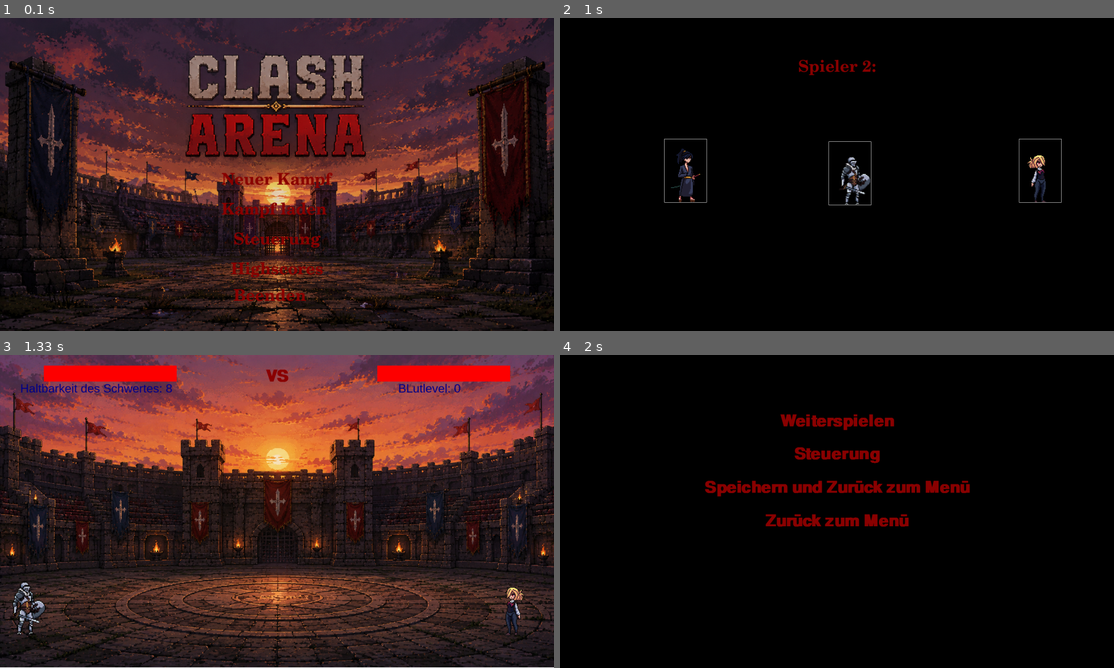
Above: before the commit, frames 1-4 (two rows, left to right).
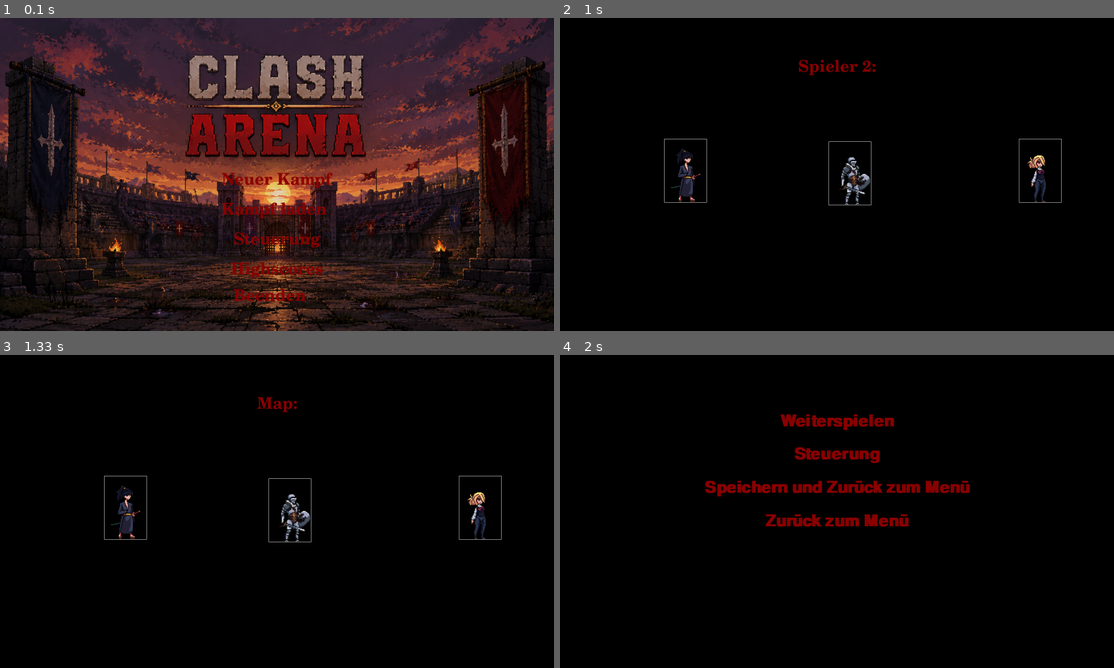
Above: after the commit, the same moments.

Repository: 25-26-1AHIF/pygameproject-clash-arena
Game: pygame game, started from clash_arena/src/main.py
Two runs of this game, one before a commit and one after it. Both use one fixed random seed, a clock stepped at 60 frames per second and the inputs below.
Inputs (mouse positions are in pixels of both pictures, inside the frame that each line leads up to):
- Up to frame 1 (0.1 s): no input
- Up to frame 2 (1 s): click (837, 174) at 0.38 s; click (848, 174) at 0.72 s
- Up to frame 3 (1.33 s): click (481, 508) at 1.05 s
- Up to frame 4 (2 s): click (837, 533) at 1.38 s; hold Esc from 1.67 s (still down); hold D from 1.67 s (still down)

Frames 1-2 are identical in both runs. In frame 3, 86% of the frame differs, in the area x 0-100%, y 0-100%; in frame 4, nothing differs.

Commit message:
andere map hinzugefügt

Diff:
--- a/clash_arena/src/characters/knight.py
+++ b/clash_arena/src/characters/knight.py
@@ -328,7 +328,7 @@
         if self.player_type == 1:
             pygame.draw.rect(surface=self.screen, rect = (132, 32, bar_length, 48), color="red")
             stars_text = self.SV.FONT_SMALL.render(f"Haltbarkeit des Schwertes: {self.special_dict['durability']}", True,
-                                                    "dark blue")
+                                                    "dark red")
 
             stars_rect = stars_text.get_rect(center=(290, 100))
 
@@ -337,7 +337,7 @@
         elif self.player_type == 2:
             pygame.draw.rect(surface=self.screen, rect = (self.screenwidth - 532, 32, bar_length, 48), color="red")
             stars_text = self.SV.FONT_SMALL.render(f"Haltbarkeit des Schwertes: {self.special_dict['durability']}", True,
-                                                    "dark blue")
+                                                    "dark red")
 
             stars_rect = stars_text.get_rect(center=(self.screenwidth - 375, 100))
 
--- a/clash_arena/src/characters/ninja.py
+++ b/clash_arena/src/characters/ninja.py
@@ -381,7 +381,7 @@
         if self.player_type == 1:
             pygame.draw.rect(surface=self.screen, rect = (132, 32, bar_length, 48), color="red")
             stars_text = self.SV.FONT_SMALL.render(f"Verbleibende Sterne: {self.special_dict['stars-left']}", True,
-                                                    "dark blue")
+                                                    "dark red")
 
             stars_rect = stars_text.get_rect(center=(290, 100))
 
@@ -390,7 +390,7 @@
         elif self.player_type == 2:
             pygame.draw.rect(surface=self.screen, rect = (self.screenwidth - 532, 32, bar_length, 48), color="red")
             stars_text = self.SV.FONT_SMALL.render(f"Verbleibende Sterne: {self.special_dict['stars-left']}", True,
-                                                    "dark blue")
+                                                    "dark red")
 
             stars_rect = stars_text.get_rect(center=(self.screenwidth - 375, 100))
 
--- a/clash_arena/src/characters/vampire.py
+++ b/clash_arena/src/characters/vampire.py
@@ -332,7 +332,7 @@
         if self.player_type == 1:
             pygame.draw.rect(surface=self.screen, rect = (132, 32, bar_length, 48), color="red")
             blood_text = self.SV.FONT_SMALL.render(f"Blutlevel: {self.special_dict['blood level']}", True,
-                                                    "dark blue")
+                                                    "dark red")
 
             blood_rect = blood_text.get_rect(center=(290, 100))
 
@@ -341,7 +341,7 @@
         elif self.player_type == 2:
             pygame.draw.rect(surface=self.screen, rect = (self.screenwidth - 532, 32, bar_length, 48), color="red")
             blood_text = self.SV.FONT_SMALL.render(f"BLutlevel: {self.special_dict['blood level']}", True,
-                                                    "dark blue")
+                                                    "dark red")
 
             blood_rect = blood_text.get_rect(center=(self.screenwidth - 375, 100))
 
--- a/clash_arena/src/main.py
+++ b/clash_arena/src/main.py
@@ -109,8 +109,9 @@
             else:
                 player_1 = player_tuple[0]
                 player_2 = player_tuple[1]
+                filepath = player_tuple[2]
 
-                next_screen = screens.play_screen(player_1, player_2)
+                next_screen = screens.play_screen(player_1, player_2, filepath)
 
         elif next_screen == "menü":
             next_screen = screens.menu()
@@ -164,7 +165,9 @@
                 player_2.change_x_pos()
                 player_2.change_last_direction()
 
-            next_screen = screens.play_screen(player_1, player_2)
+            filepath = screens.choose_background()
+
+            next_screen = screens.play_screen(player_1, player_2, filepath)
 
             if next_screen == 1:
                 game_over_screen(clock, FPS, 1, screen)
@@ -182,17 +185,6 @@
 
     screens = Screens(FPS, screen, clock, SV.width, SV.height, SV)
 
-    #player_1 = Ninja(screen, SV.width, SV.height, 0, SV.height - 100, 128, 1, 2, FPS, clock)
-    #player_1.ypos -= player_1.size
-    #player_1.change_last_direction()
-
-    #player_2 = Knight(screen, SV.width, SV.height, 0, SV.height - 100, 128, 2, 2, FPS, clock)
-    #player_2.ypos -= player_2.size
-    #player_2.change_x_pos()
-    #player_1.change_last_direction()
-
     main(screens, screen, SV, clock, FPS)
 
-    # screens.play_screen(player_1, player_2)
-
     pygame.quit()
--- a/clash_arena/src/saved_game/saved_game.json
+++ b/clash_arena/src/saved_game/saved_game.json
@@ -2,7 +2,7 @@
   {
     "player type": 1,
     "hp": 100,
-    "xpos": 469,
+    "xpos": 315,
     "ypos": 587,
     "special_dict": {
       "type": "Stab",
@@ -21,7 +21,7 @@
   {
     "player type": 2,
     "hp": 100,
-    "xpos": 1412,
+    "xpos": 999,
     "ypos": 587,
     "special_dict": {
       "type": "Ninja-Star",
@@ -32,5 +32,6 @@
       "ignore next": false
     },
     "name": ""
-  }
+  },
+  "assets/play_map2.png"
 ]
--- a/clash_arena/src/screens/screens.py
+++ b/clash_arena/src/screens/screens.py
@@ -287,7 +287,9 @@
 
                 player_2.special_dict = player_2_dict['special_dict']
 
-            return player_1, player_2
+            background = dict_list[2]
+
+            return player_1, player_2, background
 
         except:
             self.error_message("Spielstand konnte nicht geladen werden!")
@@ -439,7 +441,7 @@
                     pygame.display.update()
 
 
-    def pausemenu(self, player_1, player_2):
+    def pausemenu(self, player_1, player_2, background):
 
         self.SV.init()
 
@@ -494,7 +496,7 @@
                                                 'special_dict': player_2.special_dict,
                                                 'name' : player_2.name}
 
-                            player_list: list = [save_player_1, save_player_2]
+                            player_list: list = [save_player_1, save_player_2, background]
 
                             with open("saved_game/saved_game.json", "w") as fp:
                                 json.dump(player_list, fp, indent=2)
@@ -526,9 +528,9 @@
 
             pygame.display.flip()
 
-    def play_screen(self, player_1, player_2) -> str|int:
+    def play_screen(self, player_1, player_2, background_filepath) -> str|int:
         pygame.display.set_caption("Clash Arena")
-        play_map = pygame.image.load("assets/play_map.png").convert()
+        play_map = pygame.image.load(background_filepath).convert()
 
         vs_text = self.SV.FONT_BIG.render("VS", True, "dark red")
         vs_rect = vs_text.get_rect(center=(self.screenwidth/2, 64))
@@ -549,7 +551,7 @@
             keys = pygame.key.get_pressed()
 
             if keys[pygame.K_ESCAPE]:
-                next_screen = self.pausemenu(player_1, player_2)
+                next_screen = self.pausemenu(player_1, player_2, background_filepath)
 
                 if next_screen == "menü":
                     return "menü"
@@ -745,6 +747,66 @@
             pygame.display.flip()
 
 
+    def choose_background(self) -> str:
+        text = self.SV.FONT_MIDDLE.render(f"Map:", True, "dark red")
+        text_rect = text.get_rect(center=(self.screenwidth / 2, 150))
+
+        ninja_select = pygame.image.load("assets/ninja/ninja_select.png").convert()
+        ninja_rect = pygame.Rect(250, 300, 128 * 2, 128 * 2)
+        width, height = ninja_select.get_size()
+
+        ninja_hit_rect = pygame.Rect(250 + 128 / 2, 300 + 64, 128, 192)
+        scaled_ninja = pygame.transform.scale(ninja_select, (width * 2, height * 2))
+
+        knight_select = pygame.image.load("assets/knight/knight_select.png").convert()
+        knight_rect = pygame.Rect((self.screenwidth / 2 - 100), 270, 128 * 2.3, 128 * 2.3)
+        knight_hit_rect = pygame.Rect((self.screenwidth / 2 - 100) + 128 / 1.7, 270 + 102, 128, 192)
+
+        width, height = knight_select.get_size()
+        scaled_knight = pygame.transform.scale(knight_select, (width * 2.3, height * 2.3))
+
+        vampire_select = pygame.image.load("assets/vampire/vampire_select.png").convert()
+
+        vampire_rect = pygame.Rect(self.screenwidth - 350, 300, 128 * 2, 128 * 2)
+        vampire_hit_rect = pygame.Rect((self.screenwidth - 350) + 128 / 2, 300 + 64, 128, 192)
+
+        width, height = vampire_select.get_size()
+        scaled_vampire = pygame.transform.scale(vampire_select, (width * 2, height * 2))
+
+        while True:
+
+            for event in pygame.event.get():
+
+                if event.type == pygame.MOUSEBUTTONDOWN:
+
+                    if ninja_hit_rect.collidepoint(event.pos):
+                        print("ninja")
+                        return "assets/play_map2.png"
+
+                    if knight_hit_rect.collidepoint(event.pos):
+                        print("knight")
+                        return "assets/play_map.png"
+
+                    if vampire_hit_rect.collidepoint(event.pos):
+                        print("vampire")
+                        pass
+
+            self.screen.fill("black")
+
+            self.screen.blit(text, text_rect)
+
+            self.screen.blit(scaled_ninja, ninja_rect)
+            pygame.draw.rect(surface=self.screen, rect=ninja_hit_rect, color="white", width=1)
+
+            self.screen.blit(scaled_knight, knight_rect)
+            pygame.draw.rect(surface=self.screen, rect=knight_hit_rect, color="white", width=1)
+
+            self.screen.blit(scaled_vampire, vampire_rect)
+            pygame.draw.rect(surface=self.screen, rect=vampire_hit_rect, color="white", width=1)
+
+            pygame.display.flip()
+
+
 
     def menu(self) -> str:
 
Binary file added: clash_arena/src/assets/play_map2.png
